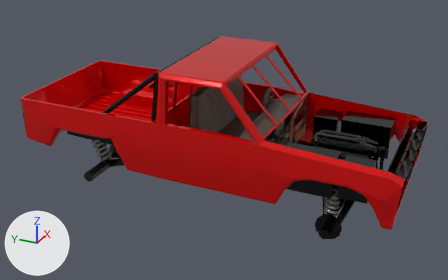
A saved change to the OBJ model assets/cars/pickup/mesh_g1.obj.
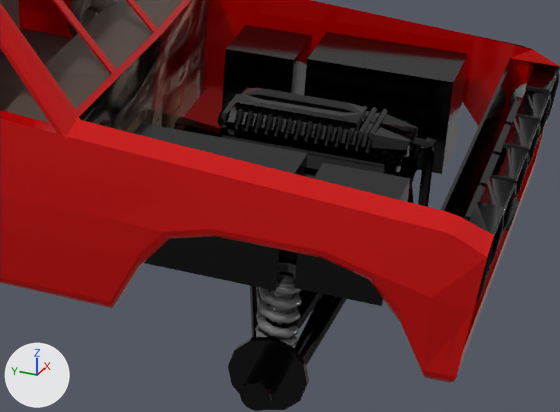
Each version is shown whole from a camera (50 mm lens) standing at (-6.08, -2.83, 3.24) and looking at (-0.06, -0.12, 0.23), then close up on the part from 53% to 95% of the width and 36% to 86% of the height. The lights are fixed; the arrows at lower left show +X, +Y and +Z. The first two pictures are the older version. Where no turn or scale is listed for an object, it has been applied to the vertices. Vertices at exactly the same position are counted once.

Objects in the first close-up: 'body'.
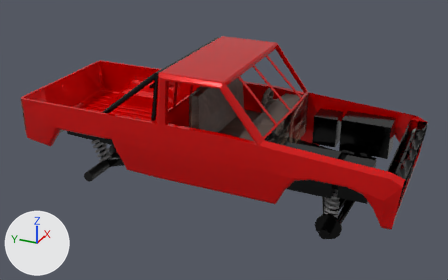
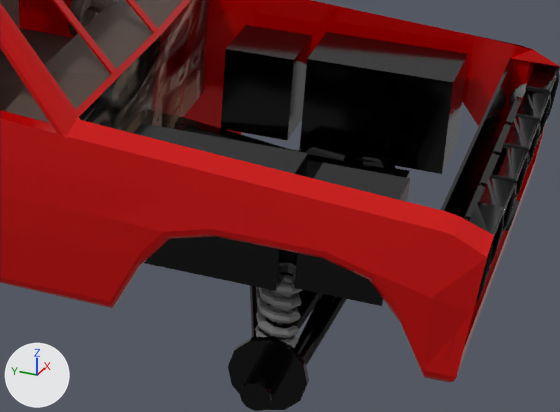
Pixel boxes [x1, y1, x2, y2] of what changed, in the close-ups (560 x 412 px):
part 1 of me_body, deleted
    before: [218, 87, 436, 207]
part 2 of me_body, cut back
    before: [252, 138, 385, 164]
    after: [298, 147, 340, 166]

The edits, one by one:
me_body is used by ob_body; location (0.0, 0.0, 0.0).
me_body had 9703 vertices, 15827 faces, 104 loose edges and spanned x -0.86..0.86, y -2.27..2.2, z -0.37..1.22.
me_body now has 6334 vertices, 11804 faces, 104 loose edges and spans x -0.86..0.86, y -2.27..2.2, z -0.37..1.22.
me_body part 1: 100 loose pieces with 3099 vertices, spanning x -0.36..0.37, y -1.94..-0.8, z 0.03..0.52, are deleted.
Part 2, on me_body:
270 vertices are removed from x -0.09..0.27, y -1.77..-1.16, z 0.09..0.39.
466 faces are deleted.
40 loose edges are deleted.
3 vertices move within x -0.02..0.04, y -1.61..-1.45, z 0.39.
40 loose edges are added.
6 new faces join them, mat_material_002 (picture img_texture_png).
